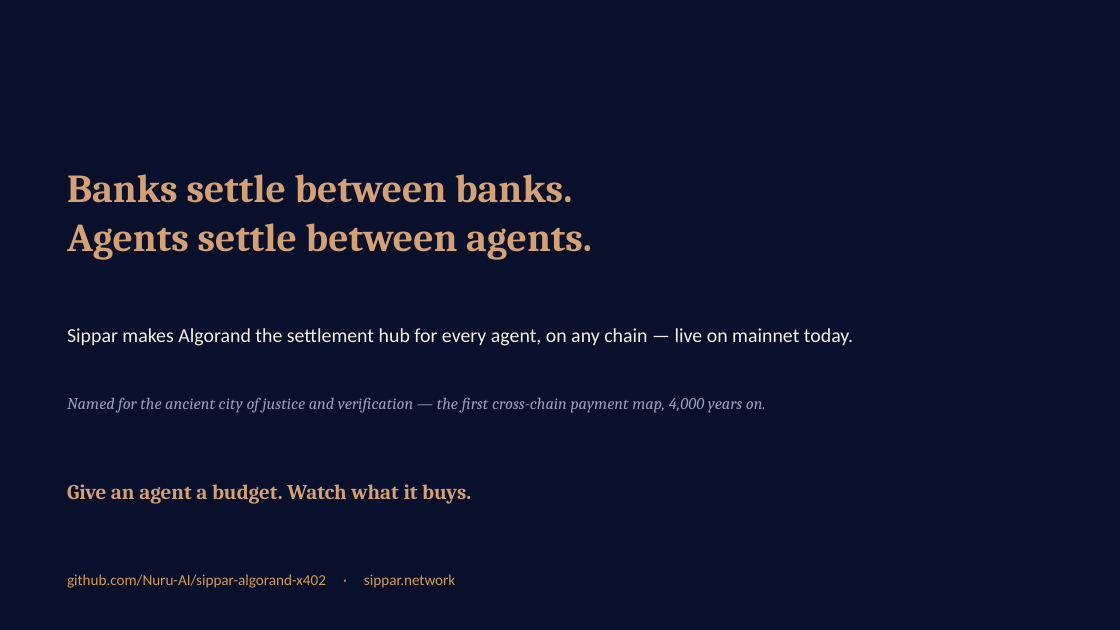
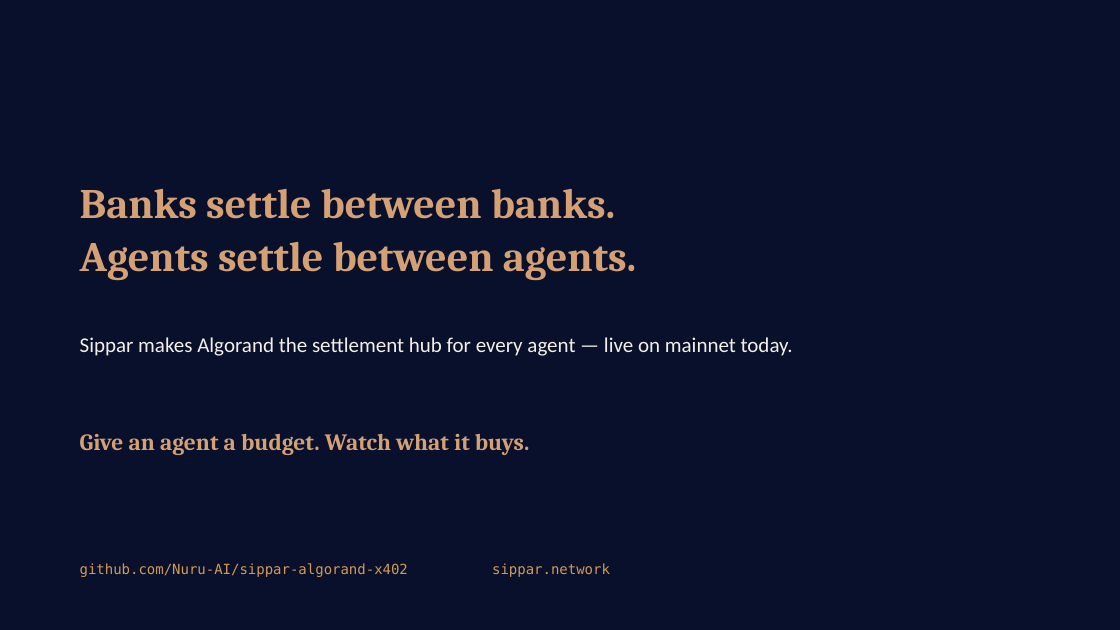
Before and after one commit to Nuru-AI/sippar-algorand-x402, a slide deck: slide 6 of docs/Sippar-Algorand-x402-Deck.pptx. Drawn at 1120x630 pixels with LibreOffice and Linux fonts; fonts in the diff are those of the drawing. Boxes give left, top, right and bottom in pixels: in the first picture for what was removed or moved away, otherwise in the second. Text is boxed around its words. In the diff, an @@ line names an element or a change of style, - is before the commit and + after.

```diff
--- a/docs/Sippar-Algorand-x402-Deck.pptx
+++ b/docs/Sippar-Algorand-x402-Deck.pptx
@@ text "Banks settle between banks.": place and size @@
-text "Banks settle between banks." at bbox=[67, 174, 592, 260]
+text "Banks settle between banks." at bbox=[80, 189, 636, 280]
@@ text "Banks settle between banks." at bbox=[80, 189, 636, 280]: size 34 to 36 pt @@
@@ text at bbox=[80, 337, 793, 356]: text changed; size 17 to 18 pt @@
-Sippar makes Algorand the settlement hub for every agent, on any chain — live on mainnet today.
+Sippar makes Algorand the settlement hub for every agent — live on mainnet today.
@@ text removed at bbox=[67, 397, 766, 413] @@
-Named for the ancient city of justice and verification — the first cross-chain payment map, 4,000 years on.
@@ text "Give an agent a budget. ...": place and size @@
-text "Give an agent a budget. ..." at bbox=[67, 484, 471, 504]
+text "Give an agent a budget. ..." at bbox=[80, 434, 529, 455]
@@ text "Give an agent a budget. ..." at bbox=[80, 434, 529, 455]: size 18 to 20 pt @@
@@ text at bbox=[80, 563, 610, 577]: text changed; size 13 to 12 pt; font Calibri to DejaVu Sans Mono @@
-github.com/Nuru-AI/sippar-algorand-x402 · sippar.network
+github.com/Nuru-AI/sippar-algorand-x402 sippar.network
```
Also in this commit, not shown: 5 other slides changed.
